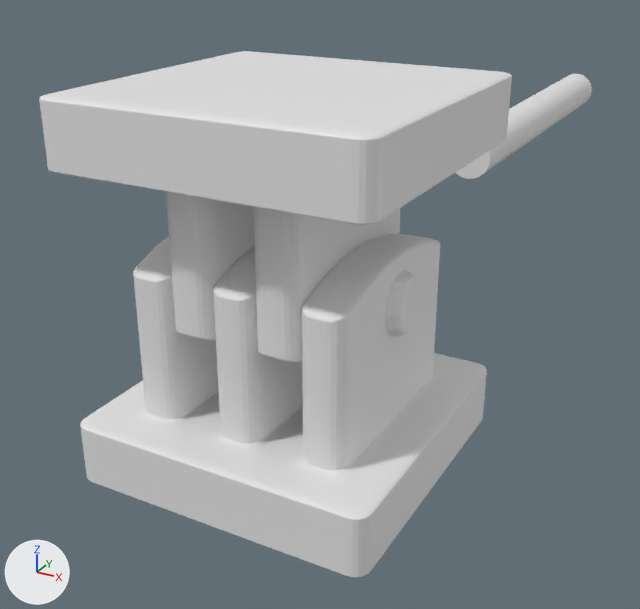
Renders of the Blender file Rigging_Practice_StellaTan_01.blend from each side of a commit.
Camera for both pictures: a 50 mm camera at (13.1, -22.0, 16.4) aimed at (-4.4, 9.7, 0.6). Every picture has the same lights, and +X, +Y and +Z are marked at lower left. The first picture is the older version.

The first picture shows 'Hard-Surface Rig', 'Organic Rig', 'Rotation Point'.
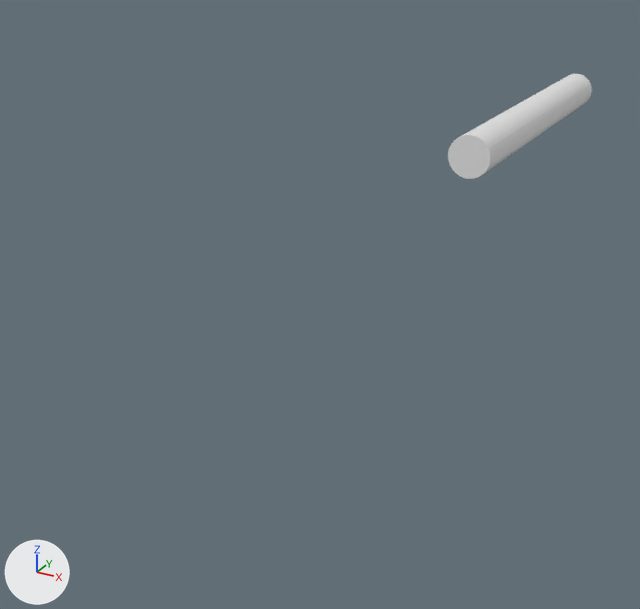
Where the change shows, as pixel boxes (x1, y1, x2, y2) in the pictures (640 x 609 px):
'Hard-Surface Rig', hidden
    before: (39, 51, 512, 578)
'Rotation Point', hidden
    before: (384, 271, 418, 336)

What the commit changed:
Object 'Hard-Surface Rig' (ob_hard_surface_rig) is now hidden.
Object 'Rotation Point' (ob_rotation_point) is now hidden.
